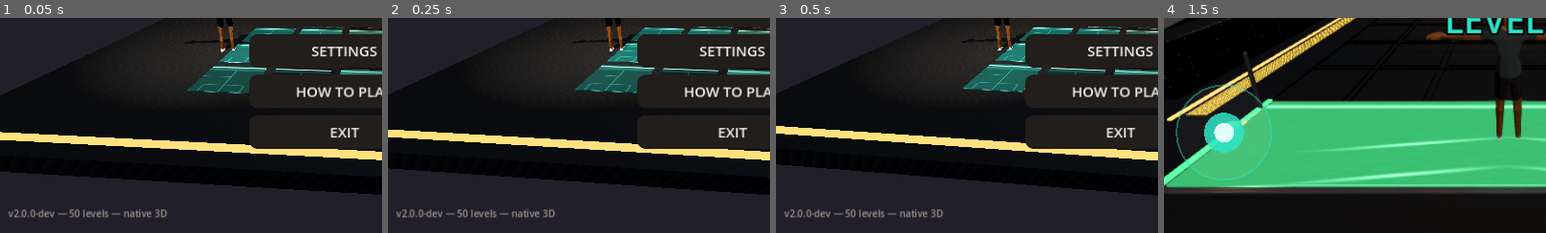
Above: before the commit, frames 1-4 (left to right).
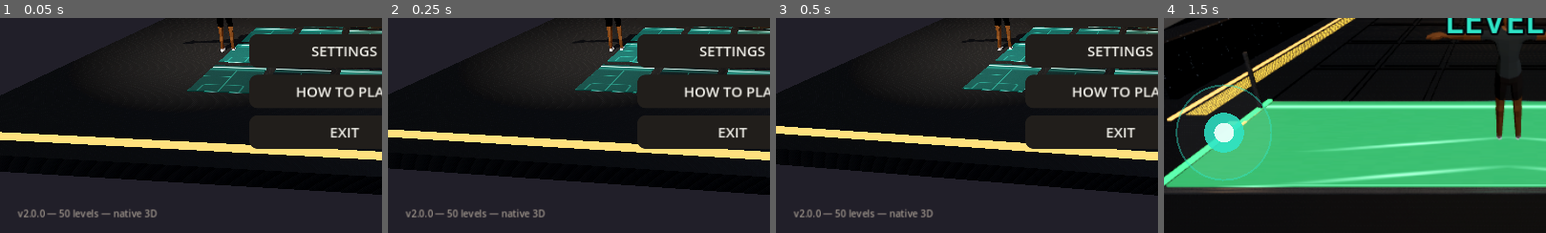
Above: after the commit, the same moments.

Repository: psfaruk/electric-tile-challenge-3d
Game: Godot game, scene res://scenes/main.tscn
Two runs of this game, one before a commit and one after it. Both use one fixed random seed, a clock stepped at 60 frames per second and the inputs below.
Inputs:
- Up to frame 1 (0.05 s): no input
- Up to frame 2 (0.25 s): no input
- Up to frame 3 (0.5 s): no input
- Up to frame 4 (1.5 s): click "PLAY" at 0.5 s; click "1" at 1.25 s
The pictures show only the part of the screen within x 5-55%, y 50-100%; the shares and areas given below are measured in that part.

The runs differ from the first frame. In frame 1, 0.9% of the frame differs, in the area x 2-44%, y 88-93%; in frame 2, 0.9%; in frame 3, 0.9%; in frame 4, nothing differs.

Commit message:
Graphics overhaul Phase 13: evidence screenshot pipeline + honest docs + v2.0.0
- gameplay.gd: ETC_SHOT modes character/tile/victory capture through the
  live game (contestant close-up, SAFE+DANGER tile reveal with extended
  memorize time, played-to-win results screen)
- CI screenshots job: 5 real-engine evidence captures per push, using
  the project's actual Mobile (Vulkan) renderer via lavapipe when
  available (correct skinned-mesh rendering), GL compatibility fallback
- docs: GRAPHICS_OVERHAUL_REPORT (acceptance criteria table),
  ANDROID_PERFORMANCE_REPORT (budgets + device measurement steps),
  ASSET_INVENTORY updated, PHASE_PROGRESS phase D
- version 2.0.0 (versionCode 4)

Diff:
--- a/project.godot
+++ b/project.godot
@@ -7,7 +7,7 @@
 
 config/name="Electric Tile Challenge 3D"
 config/description="A native 3D electric floor-tile challenge. Memorize the safe path, cross the grid, survive all 50 levels."
-config/version="1.0.2"
+config/version="2.0.0"
 run/main_scene="res://scenes/main.tscn"
 config/features=PackedStringArray("4.3")
 config/icon="res://icon.svg"
--- a/scripts/main.gd
+++ b/scripts/main.gd
@@ -30,7 +30,7 @@
         if GameState.shot_mode == "menu":
                 _goto("menu")
                 _capture_later(2.8)
-        elif GameState.shot_mode == "game":
+        elif GameState.shot_mode != "":
                 _goto("gameplay", {"level": GameState.shot_level, "shot": true})
         elif GameState.smoke:
                 _goto("gameplay", {"level": 1, "smoke": true})
--- a/scripts/ui/screens/gameplay.gd
+++ b/scripts/ui/screens/gameplay.gd
@@ -326,15 +326,59 @@
 # ---------------- screenshot capture (CI evidence) ----------------
 
 func _shot_run() -> void:
-        # evidence framing: zoom out to the in-game maximum so the full studio
-        # set (audience, trusses, LED wall) is captured — a view any player can
-        # also reach with pinch-zoom; then a second close-up on the tiles
-        if cam_rig != null:
+        # evidence framing per ETC_SHOT mode (all reachable in real play):
+        #   game      -> zoomed-out maximum: full studio set
+        #   character -> front close-up of the contestant on the start pad
+        #   tile      -> steep view over the grid during reveal (safe + danger)
+        #   victory   -> play to win, capture the results screen
+        var mode := GameState.shot_mode
+        if mode == "character" and cam_rig != null:
+                cam_rig.mode = 1
+                cam_rig.dist = 2.6
+                cam_rig.pitch = 0.12
+                cam_rig.yaw = 0.35
+        elif mode == "tile" and cam_rig != null:
+                cam_rig.mode = 1
+                cam_rig.dist = 3.4
+                cam_rig.pitch = 1.02
+                cam_rig.yaw = 0.5
+                challenge.mem_speed = 4.0  # keep the reveal alive until capture
+                player.global_position = Grid.tile_center(Vector2i(1, 1), _cols) + Vector3(0, 0.05, 0)
+        elif mode == "victory":
+                await _shot_victory()
+                return
+        elif cam_rig != null:
                 cam_rig.zoom_input(3.2)
                 cam_rig.cam.fov = 74.0
-        await get_tree().create_timer(2.2).timeout
+        await get_tree().create_timer(2.4).timeout
         await RenderingServer.frame_post_draw
+        _capture_and_quit()
+
+func _capture_and_quit() -> void:
         var img := get_viewport().get_texture().get_image()
         if GameState.shot_path != "" and img != null:
                 img.save_png(GameState.shot_path)
         get_tree().quit(0)
+
+func _shot_victory() -> void:
+        challenge.mem_speed = 0.15
+        var frames := 0
+        while challenge.phase != CS.Phase.PLAY and frames < 2500:
+                await get_tree().physics_frame
+                frames += 1
+        for cell in challenge.path_cells:
+                player.global_position = Grid.tile_center(cell, _cols) + Vector3(0, 0.02, 0)
+                await get_tree().physics_frame
+                await get_tree().physics_frame
+        player.global_position = Vector3(0, 0.2, arena.get_finish_z() + 0.4)
+        var wframes := 0
+        while not _won and wframes < 400:
+                await get_tree().physics_frame
+                wframes += 1
+        frames = 0
+        while not hud.results_visible() and frames < 400:
+                await get_tree().create_timer(0.1).timeout
+                frames += 1
+        await get_tree().create_timer(0.4).timeout
+        await RenderingServer.frame_post_draw
+        _capture_and_quit()
--- a/scripts/ui/screens/main_menu.gd
+++ b/scripts/ui/screens/main_menu.gd
@@ -220,7 +220,7 @@
         menu.add_child(U.button("HOW TO PLAY", _how, false, Vector2(320, 56), 24))
         menu.add_child(U.button("EXIT", _exit, false, Vector2(320, 56), 24))
 
-        var ver := U.label("v2.0.0-dev — 50 levels — native 3D", 16, U.C.dim)
+        var ver := U.label("v2.0.0 — 50 levels — native 3D", 16, U.C.dim)
         _place(ver, Control.PRESET_BOTTOM_LEFT, 18, -44, 400, -14)
         root.add_child(ver)
 
Not shown, changed: export_presets.cfg
Not shown, added: docs/ANDROID_PERFORMANCE_REPORT.md
Not shown, changed: docs/ASSET_INVENTORY.md
Not shown, added: docs/GRAPHICS_OVERHAUL_REPORT.md
Not shown, changed: docs/PHASE_PROGRESS.md
